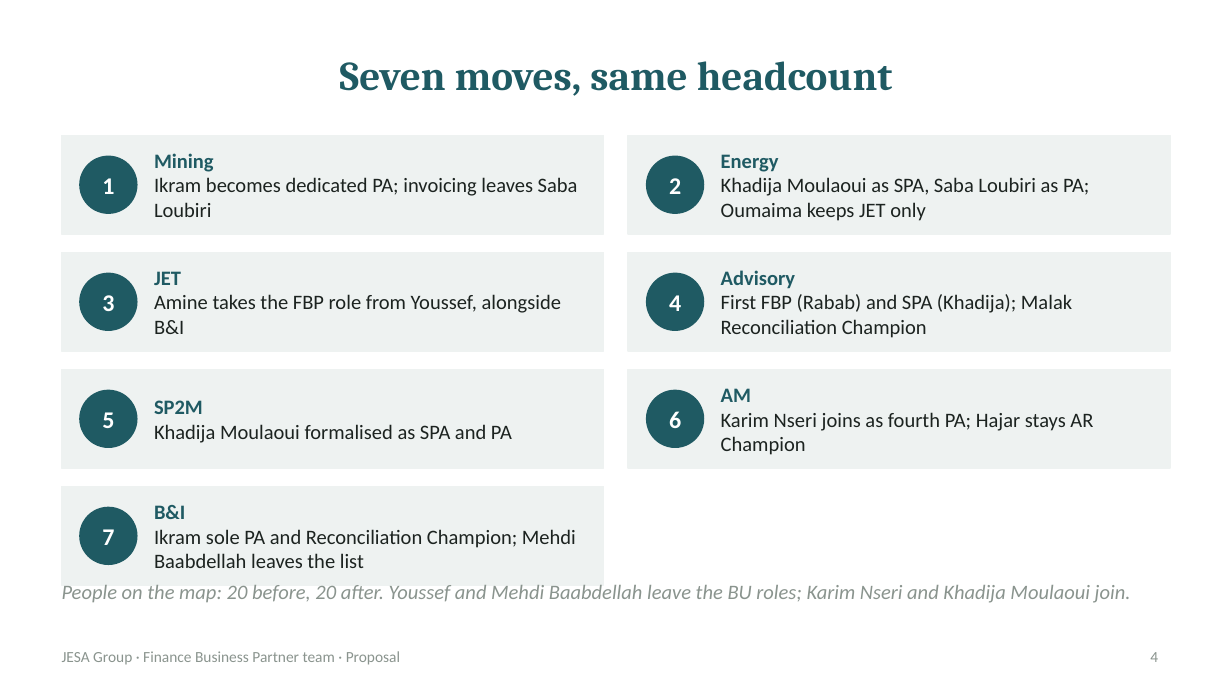
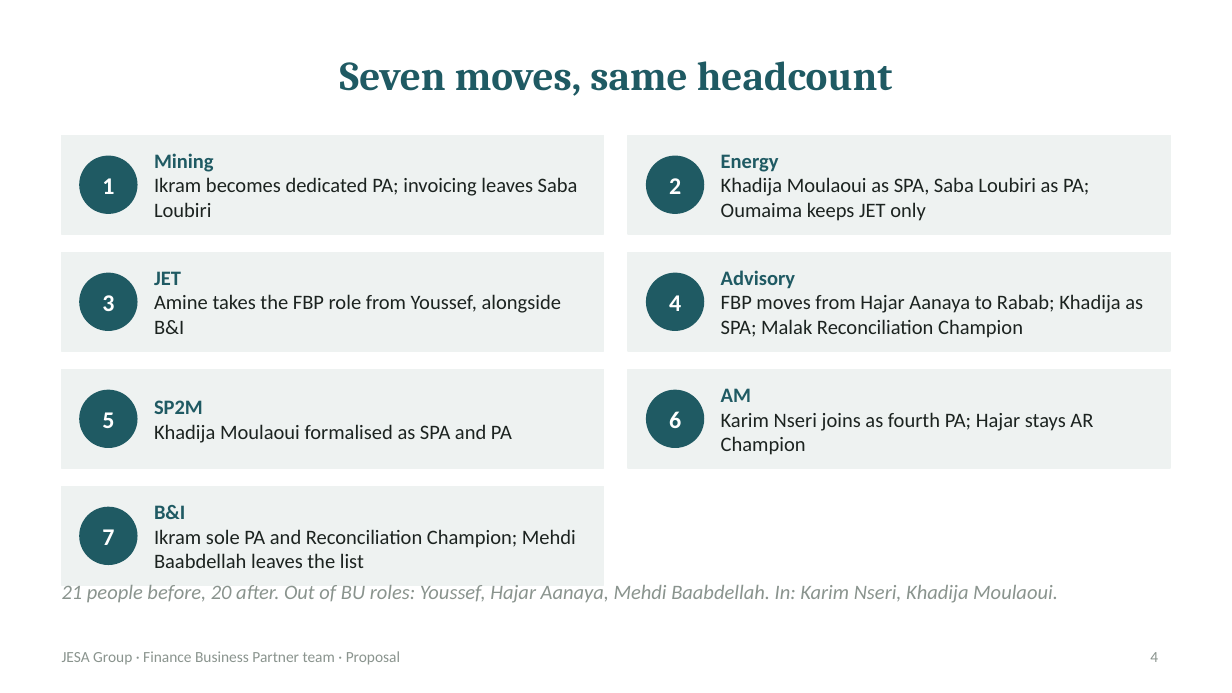
Before and after one commit to cherkaouihassan-art/Skills-Repo, a slide deck: slide 4 of deliverables/FBP_Org_by_BU.pptx. Drawn at 1232x693 pixels with LibreOffice and Linux fonts; fonts in the diff are those of the drawing. Boxes give left, top, right and bottom in pixels: in the first picture for what was removed or moved away, otherwise in the second. Text is boxed around its words. In the diff, an @@ line names an element or a change of style, - is before the commit and + after.

```diff
--- a/deliverables/FBP_Org_by_BU.pptx
+++ b/deliverables/FBP_Org_by_BU.pptx
@@ text at (721, 294, 1143, 338): text changed @@
-First FBP (Rabab) and SPA (Khadija); Malak Reconciliation Champion
+FBP moves from Hajar Aanaya to Rabab; Khadija as SPA; Malak Reconciliation Champion
@@ text at (62, 584, 1058, 603): text changed @@
-People on the map: 20 before, 20 after. Youssef and Mehdi Baabdellah leave the BU roles; Karim Nseri and Khadija Moulaoui join.
+21 people before, 20 after. Out of BU roles: Youssef, Hajar Aanaya, Mehdi Baabdellah. In: Karim Nseri, Khadija Moulaoui.
```
Also in this commit, not shown: 3 other slides changed, 3 other files.
